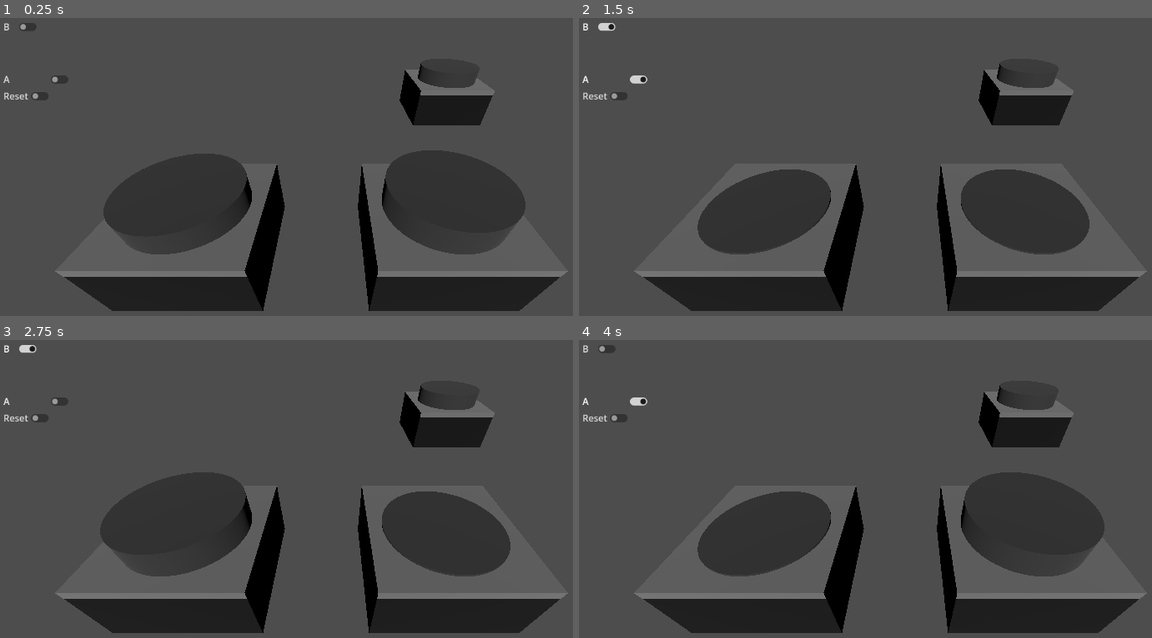
Above: before the commit, frames 1-4 (two rows, left to right).
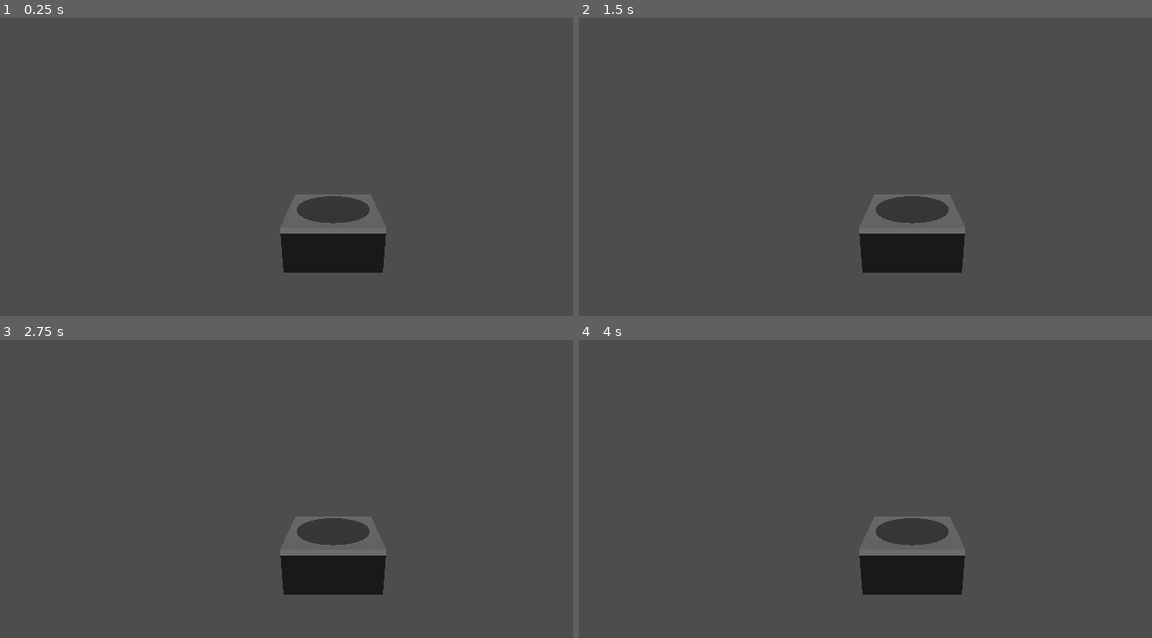
Above: after the commit, the same moments.

Repository: EloiStree/2026_03_20_godot_hello_micro_bit
Game: Godot game, scene res://_/scene/demo/demo_micro_bit_tactile_button_interactable.tscn
Two runs of this game, one before a commit and one after it. Both use one fixed random seed, a clock stepped at 60 frames per second and the inputs below. Before the commit the project starts from res://_/scene/demo/demo_micro_bit_tactile_button.tscn.
Inputs (mouse positions are in pixels of both pictures, inside the frame that each line leads up to):
- Up to frame 1 (0.25 s): no input
- Up to frame 2 (1.5 s): click (613, 80) at 0.5 s, where only the run before the commit has a clickable "A"; click (601, 26) at 1.25 s, where only the run before the commit has a clickable "B"
- Up to frame 3 (2.75 s): click (34, 402) at 2 s, where only the run before the commit has a clickable "A"
- Up to frame 4 (4 s): click (601, 348) at 2.75 s, where only the run before the commit has a clickable "B"; click (613, 402) at 3.5 s, where only the run before the commit has a clickable "A"

The runs differ from the first frame. In frame 1, 27% of the frame differs, in the area x 0-100%, y 1-99%; in frame 2, 25%; in frame 3, 26%; in frame 4, 26%.

Commit message:
Add a feature to detect collision in area3d as button event down up

Diff:
--- /dev/null
+++ b/_/scene/demo/demo_micro_bit_area_button.tscn
@@ -0,0 +1,87 @@
+[gd_scene format=3 uid="uid://cwn4gj1ctef7g"]
+
+[ext_resource type="PackedScene" uid="uid://cqa7alv6eu6pi" path="res://_/scene/element/element_micro_bit_area_button_multi_on_off.tscn" id="1_lgkqe"]
+
+[sub_resource type="SphereMesh" id="SphereMesh_55r43"]
+
+[sub_resource type="SphereShape3D" id="SphereShape3D_fiuki"]
+
+[sub_resource type="Animation" id="Animation_lgkqe"]
+length = 0.001
+tracks/0/type = "value"
+tracks/0/imported = false
+tracks/0/enabled = true
+tracks/0/path = NodePath("Node3DAnimatedColliision/PointToMove:position")
+tracks/0/interp = 1
+tracks/0/loop_wrap = true
+tracks/0/keys = {
+"times": PackedFloat32Array(0),
+"transitions": PackedFloat32Array(1),
+"update": 0,
+"values": [Vector3(-5.287319, 0, 0)]
+}
+
+[sub_resource type="Animation" id="Animation_55r43"]
+resource_name = "move_left_right"
+length = 4.0
+loop_mode = 2
+tracks/0/type = "value"
+tracks/0/imported = false
+tracks/0/enabled = true
+tracks/0/path = NodePath("Node3DAnimatedColliision/PointToMove:position")
+tracks/0/interp = 1
+tracks/0/loop_wrap = true
+tracks/0/keys = {
+"times": PackedFloat32Array(0, 4),
+"transitions": PackedFloat32Array(1, 1),
+"update": 0,
+"values": [Vector3(0.02873063, 0, 0), Vector3(-5.159293, 0, 0)]
+}
+
+[sub_resource type="AnimationLibrary" id="AnimationLibrary_fiuki"]
+_data = {
+&"RESET": SubResource("Animation_lgkqe"),
+&"move_left_right": SubResource("Animation_55r43")
+}
+
+[node name="DemoMicroBitAreaButton" type="Node3D" unique_id=87708977]
+
+[node name="MicroBitAreaButtonMultiOnOff" parent="." unique_id=1484349132 instance=ExtResource("1_lgkqe")]
+transform = Transform3D(1, 0, 0, 0, 1, 0, 0, 0, 1, -2.5021276, 0, 0)
+
+[node name="Camera3D" type="Camera3D" parent="." unique_id=1781105365]
+transform = Transform3D(1, 0, 0, 0, 1, 0, 0, 0, 1, -1.4726051, 0, 2.7389734)
+
+[node name="DirectionalLight3D" type="DirectionalLight3D" parent="." unique_id=623228996]
+transform = Transform3D(-0.77537686, 0.5652272, -0.2816185, -0.45090467, -0.18331504, 0.87354475, 0.44212642, 0.8043094, 0.39700177, 0, 1.5000316, 0)
+
+[node name="Node3DAnimatedColliision" type="Node3D" parent="." unique_id=839964999]
+
+[node name="PointToMove" type="Node3D" parent="Node3DAnimatedColliision" unique_id=281567629]
+transform = Transform3D(1, 0, 0, 0, 1, 0, 0, 0, 1, -5.287319, 0, 0)
+
+[node name="MicroBitInteractableSource" type="Node3D" parent="Node3DAnimatedColliision/PointToMove" unique_id=251137324]
+
+[node name="MeshInstance3D" type="MeshInstance3D" parent="Node3DAnimatedColliision/PointToMove/MicroBitInteractableSource" unique_id=1322383164]
+mesh = SubResource("SphereMesh_55r43")
+
+[node name="Area3D" type="Area3D" parent="Node3DAnimatedColliision/PointToMove/MicroBitInteractableSource" unique_id=1776090260]
+
+[node name="CollisionShape3D" type="CollisionShape3D" parent="Node3DAnimatedColliision/PointToMove/MicroBitInteractableSource/Area3D" unique_id=2012688488]
+shape = SubResource("SphereShape3D_fiuki")
+
+[node name="MicroBitInteractableSource2" type="Node3D" parent="Node3DAnimatedColliision/PointToMove" unique_id=268733783]
+transform = Transform3D(1, 0, 0, 0, 1, 0, 0, 0, 1, 0.6628921, 0, 0)
+
+[node name="MeshInstance3D" type="MeshInstance3D" parent="Node3DAnimatedColliision/PointToMove/MicroBitInteractableSource2" unique_id=1423702554]
+mesh = SubResource("SphereMesh_55r43")
+
+[node name="Area3D" type="Area3D" parent="Node3DAnimatedColliision/PointToMove/MicroBitInteractableSource2" unique_id=1756950227]
+
+[node name="CollisionShape3D" type="CollisionShape3D" parent="Node3DAnimatedColliision/PointToMove/MicroBitInteractableSource2/Area3D" unique_id=1416999330]
+shape = SubResource("SphereShape3D_fiuki")
+
+[node name="AnimationPlayer" type="AnimationPlayer" parent="Node3DAnimatedColliision" unique_id=750450090]
+root_node = NodePath("../..")
+libraries/ = SubResource("AnimationLibrary_fiuki")
+autoplay = &"move_left_right"
--- /dev/null
+++ b/_/scene/demo/demo_micro_bit_tactile_button_interactable.tscn
@@ -0,0 +1,89 @@
+[gd_scene format=3 uid="uid://jvavmcuiuoog"]
+
+[ext_resource type="Script" uid="uid://2qjtvy7chvw5" path="res://_/script/micro_bit_tactile_button.gd" id="1_i0hnh"]
+[ext_resource type="Script" uid="uid://cpq625pgxe80t" path="res://_/script/micro_bit_tactile_button_script_animation.gd" id="2_m4yag"]
+[ext_resource type="Script" uid="uid://bngqy4ohjx8b8" path="res://_/script/micro_bit_collidable_area3d.gd" id="3_i0hnh"]
+
+[sub_resource type="BoxMesh" id="BoxMesh_5xryl"]
+
+[sub_resource type="StandardMaterial3D" id="StandardMaterial3D_66oti"]
+albedo_color = Color(0, 0, 0, 1)
+
+[sub_resource type="StandardMaterial3D" id="StandardMaterial3D_kyvj0"]
+albedo_color = Color(0.4506483, 0.4506483, 0.45064825, 1)
+
+[sub_resource type="CylinderMesh" id="CylinderMesh_wdwhb"]
+
+[sub_resource type="StandardMaterial3D" id="StandardMaterial3D_faa6o"]
+albedo_color = Color(0.2159017, 0.21590173, 0.2159017, 1)
+
+[sub_resource type="BoxShape3D" id="BoxShape3D_3w8vi"]
+size = Vector3(1, 0.4790039, 1)
+
+[sub_resource type="BoxShape3D" id="BoxShape3D_m4yag"]
+
+[node name="DemoMicroBitTactileButtonInteractable" type="Node3D" unique_id=1597294364]
+
+[node name="Camera3D" type="Camera3D" parent="." unique_id=316759446]
+transform = Transform3D(1, 0, 0, 0, 0.94588166, 0.3245118, 0, -0.3245118, 0.94588166, 0, 1.5116692, 2.579299)
+
+[node name="DirectionalLight3D" type="DirectionalLight3D" parent="." unique_id=1489312135]
+transform = Transform3D(1, 0, 0, 0, 0.81919205, 0.57351923, 0, -0.57351923, 0.81919205, 0, 0, 0)
+
+[node name="MicroBitTactileButtonTouchable" type="Node3D" parent="." unique_id=422241058]
+script = ExtResource("1_i0hnh")
+
+[node name="NodeScriptAnimation" type="Node" parent="MicroBitTactileButtonTouchable" unique_id=826314448 node_paths=PackedStringArray("to_move", "where_when_pressed", "where_when_released")]
+script = ExtResource("2_m4yag")
+to_move = NodePath("../StaticMovingPartRoot/StaticMovingPart")
+where_when_pressed = NodePath("../StaticMovingPartRoot/Node3DWhenPressing")
+where_when_released = NodePath("../StaticMovingPartRoot/Node3DWhenReleasing")
+
+[node name="StaticPart" type="Node3D" parent="MicroBitTactileButtonTouchable" unique_id=388458076]
+
+[node name="MeshInstance3D" type="MeshInstance3D" parent="MicroBitTactileButtonTouchable/StaticPart" unique_id=2026954184]
+transform = Transform3D(1, 0, 0, 0, 0.5, 0, 0, 0, 1, 0, 0.25, 0)
+mesh = SubResource("BoxMesh_5xryl")
+surface_material_override/0 = SubResource("StandardMaterial3D_66oti")
+
+[node name="MeshInstance3D3" type="MeshInstance3D" parent="MicroBitTactileButtonTouchable/StaticPart" unique_id=2075764768]
+transform = Transform3D(1.002, 0, 0, 0, 0.061, 0, 0, 0, 1.002, 0, 0.4732576, 0)
+mesh = SubResource("BoxMesh_5xryl")
+surface_material_override/0 = SubResource("StandardMaterial3D_kyvj0")
+
+[node name="StaticMovingPartRoot" type="Node3D" parent="MicroBitTactileButtonTouchable" unique_id=1044300752]
+transform = Transform3D(1, 0, 0, 0, 1, 0, 0, 0, 1, 0, 0.5015203, 0)
+
+[node name="StaticMovingPart" type="Node3D" parent="MicroBitTactileButtonTouchable/StaticMovingPartRoot" unique_id=145067430]
+transform = Transform3D(1, 0, 0, 0, 1, 0, 0, 0, 1, 0, 0.15130138, 0)
+
+[node name="MeshInstance3D2" type="MeshInstance3D" parent="MicroBitTactileButtonTouchable/StaticMovingPartRoot/StaticMovingPart" unique_id=618576149]
+transform = Transform3D(0.81276286, 0, 0, 0, 0.15297979, 0, 0, 0, 0.7958324, 0, -0.13627785, 0)
+mesh = SubResource("CylinderMesh_wdwhb")
+surface_material_override/0 = SubResource("StandardMaterial3D_faa6o")
+
+[node name="Node3DWhenPressing" type="Node3D" parent="MicroBitTactileButtonTouchable/StaticMovingPartRoot" unique_id=1819610189]
+
+[node name="Node3DWhenReleasing" type="Node3D" parent="MicroBitTactileButtonTouchable/StaticMovingPartRoot" unique_id=69712431]
+transform = Transform3D(1, 0, 0, 0, 1, 0, 0, 0, 1, 0, 0.1745305, 0)
+
+[node name="MicroBitAreaCollidableArea3D" type="Area3D" parent="MicroBitTactileButtonTouchable" unique_id=1476049351]
+visible = false
+script = ExtResource("3_i0hnh")
+metadata/_custom_type_script = "uid://bngqy4ohjx8b8"
+
+[node name="CollisionShape3D2" type="CollisionShape3D" parent="MicroBitTactileButtonTouchable/MicroBitAreaCollidableArea3D" unique_id=1565566735]
+transform = Transform3D(1, 0, 0, 0, 1, 0, 0, 0, 1, 0, 0.26049805, 0)
+shape = SubResource("BoxShape3D_3w8vi")
+
+[node name="Area3D" type="Area3D" parent="." unique_id=1796066033]
+transform = Transform3D(1, 0, 0, 0, 1, 0, 0, 0, 1, 1.828043, 0, 0)
+
+[node name="CollisionShape3D" type="CollisionShape3D" parent="Area3D" unique_id=164272043]
+transform = Transform3D(1, 0, 0, 0, 1, 0, 0, 0, 1, -1.4093981, 0, 0)
+shape = SubResource("BoxShape3D_m4yag")
+
+[connection signal="on_down" from="MicroBitTactileButtonTouchable" to="MicroBitTactileButtonTouchable/NodeScriptAnimation" method="set_as_pressing"]
+[connection signal="on_up" from="MicroBitTactileButtonTouchable" to="MicroBitTactileButtonTouchable/NodeScriptAnimation" method="set_as_released"]
+[connection signal="on_down" from="MicroBitTactileButtonTouchable/MicroBitAreaCollidableArea3D" to="MicroBitTactileButtonTouchable" method="set_as_pressing"]
+[connection signal="on_up" from="MicroBitTactileButtonTouchable/MicroBitAreaCollidableArea3D" to="MicroBitTactileButtonTouchable" method="set_as_released"]
--- /dev/null
+++ b/_/scene/demo/demo_micro_bit_touchable_area_3d.tscn
@@ -0,0 +1,13 @@
+[gd_scene format=3 uid="uid://ch606nern6d63"]
+
+[ext_resource type="PackedScene" uid="uid://oc6kckd0qh8a" path="res://_/scene/element/element_micro_bit_touchable_button_area_3d.tscn" id="1_s580x"]
+
+[node name="DemoMicroBitTouchableArea3D" type="Node3D" unique_id=2138123854]
+
+[node name="MicroBitTouchableButtonArea3D" parent="." unique_id=1013985853 instance=ExtResource("1_s580x")]
+
+[node name="Camera3D" type="Camera3D" parent="." unique_id=1384395421]
+transform = Transform3D(1, 0, 0, 0, 0.89630073, 0.44344667, 0, -0.44344667, 0.89630073, 0, 1.1536087, 1.7120844)
+
+[node name="DirectionalLight3D" type="DirectionalLight3D" parent="." unique_id=76112710]
+transform = Transform3D(-0.19534764, -0.408665, 0.8915336, -0.08746916, 0.91268444, 0.39919448, -0.9768257, 0, -0.21403635, 0, 1.6202928, 0)
--- /dev/null
+++ b/_/scene/demo/demo_micro_bit_touchable_tactile_button.tscn
@@ -0,0 +1,13 @@
+[gd_scene format=3 uid="uid://ctk6hfuks60sk"]
+
+[ext_resource type="PackedScene" uid="uid://mk87fwj3xx7h" path="res://_/scene/element/element_micro_bit_tactile_button_touchable.tscn" id="1_puav0"]
+
+[node name="DemoMicroBitTouchableTactileButton" type="Node3D" unique_id=2120999069]
+
+[node name="MicroBitTactileButtonView" parent="." unique_id=422241058 instance=ExtResource("1_puav0")]
+transform = Transform3D(1, 0, 0, 0, 1, 0, 0, 0, 1, 0.43118703, 0, 0.021695137)
+
+[node name="Camera3D" type="Camera3D" parent="." unique_id=13780422]
+transform = Transform3D(1, 0, 0, 0, 0.945103, 0.32677254, 0, -0.32677254, 0.945103, 0, 1.1138613, 1.930737)
+
+[node name="DirectionalLight3D" type="DirectionalLight3D" parent="." unique_id=1516880953]
--- /dev/null
+++ b/_/scene/element/element_micro_bit_area_button_multi_on_off.tscn
@@ -0,0 +1,19 @@
+[gd_scene format=3 uid="uid://cqa7alv6eu6pi"]
+
+[ext_resource type="Script" uid="uid://bngqy4ohjx8b8" path="res://_/script/micro_bit_collidable_area3d.gd" id="1_l60j1"]
+
+[sub_resource type="BoxMesh" id="BoxMesh_hrv4c"]
+
+[sub_resource type="BoxShape3D" id="BoxShape3D_lgkqe"]
+
+[node name="MicroBitAreaButtonMultiOnOff" type="Node3D" unique_id=1484349132]
+
+[node name="MeshInstance3D" type="MeshInstance3D" parent="." unique_id=316596951]
+mesh = SubResource("BoxMesh_hrv4c")
+
+[node name="Area3D" type="Area3D" parent="." unique_id=2071699494]
+script = ExtResource("1_l60j1")
+metadata/_custom_type_script = "uid://bngqy4ohjx8b8"
+
+[node name="CollisionShape3D" type="CollisionShape3D" parent="Area3D" unique_id=224931808]
+shape = SubResource("BoxShape3D_lgkqe")
--- /dev/null
+++ b/_/scene/element/element_micro_bit_tactile_button_touchable.tscn
@@ -0,0 +1,82 @@
+[gd_scene format=3 uid="uid://mk87fwj3xx7h"]
+
+[ext_resource type="Script" uid="uid://2qjtvy7chvw5" path="res://_/script/micro_bit_tactile_button.gd" id="1_cotc3"]
+[ext_resource type="Script" uid="uid://cpq625pgxe80t" path="res://_/script/micro_bit_tactile_button_script_animation.gd" id="2_bydkj"]
+[ext_resource type="Script" uid="uid://i7d5i8ii4kw" path="res://_/script/micro_bit_touchable_area_3d.gd" id="3_bydkj"]
+[ext_resource type="Script" uid="uid://bngqy4ohjx8b8" path="res://_/script/micro_bit_collidable_area3d.gd" id="4_3w8vi"]
+
+[sub_resource type="BoxMesh" id="BoxMesh_5xryl"]
+
+[sub_resource type="StandardMaterial3D" id="StandardMaterial3D_66oti"]
+albedo_color = Color(0, 0, 0, 1)
+
+[sub_resource type="StandardMaterial3D" id="StandardMaterial3D_kyvj0"]
+albedo_color = Color(0.4506483, 0.4506483, 0.45064825, 1)
+
+[sub_resource type="CylinderMesh" id="CylinderMesh_wdwhb"]
+
+[sub_resource type="StandardMaterial3D" id="StandardMaterial3D_faa6o"]
+albedo_color = Color(0.2159017, 0.21590173, 0.2159017, 1)
+
+[sub_resource type="BoxShape3D" id="BoxShape3D_3w8vi"]
+size = Vector3(1, 0.4790039, 1)
+
+[node name="MicroBitTactileButtonTouchable" type="Node3D" unique_id=422241058]
+script = ExtResource("1_cotc3")
+
+[node name="NodeScriptAnimation" type="Node" parent="." unique_id=826314448 node_paths=PackedStringArray("to_move", "where_when_pressed", "where_when_released")]
+script = ExtResource("2_bydkj")
+to_move = NodePath("../StaticMovingPartRoot/StaticMovingPart")
+where_when_pressed = NodePath("../StaticMovingPartRoot/Node3DWhenPressing")
+where_when_released = NodePath("../StaticMovingPartRoot/Node3DWhenReleasing")
+
+[node name="StaticPart" type="Node3D" parent="." unique_id=388458076]
+
+[node name="MeshInstance3D" type="MeshInstance3D" parent="StaticPart" unique_id=2026954184]
+transform = Transform3D(1, 0, 0, 0, 0.5, 0, 0, 0, 1, 0, 0.25, 0)
+mesh = SubResource("BoxMesh_5xryl")
+surface_material_override/0 = SubResource("StandardMaterial3D_66oti")
+
+[node name="MeshInstance3D3" type="MeshInstance3D" parent="StaticPart" unique_id=2075764768]
+transform = Transform3D(1.002, 0, 0, 0, 0.061, 0, 0, 0, 1.002, 0, 0.4732576, 0)
+mesh = SubResource("BoxMesh_5xryl")
+surface_material_override/0 = SubResource("StandardMaterial3D_kyvj0")
+
+[node name="StaticMovingPartRoot" type="Node3D" parent="." unique_id=1044300752]
+transform = Transform3D(1, 0, 0, 0, 1, 0, 0, 0, 1, 0, 0.5015203, 0)
+
+[node name="StaticMovingPart" type="Node3D" parent="StaticMovingPartRoot" unique_id=145067430]
+transform = Transform3D(1, 0, 0, 0, 1, 0, 0, 0, 1, 0, 0.15130138, 0)
+
+[node name="MeshInstance3D2" type="MeshInstance3D" parent="StaticMovingPartRoot/StaticMovingPart" unique_id=618576149]
+transform = Transform3D(0.81276286, 0, 0, 0, 0.15297979, 0, 0, 0, 0.7958324, 0, -0.13627785, 0)
+mesh = SubResource("CylinderMesh_wdwhb")
+surface_material_override/0 = SubResource("StandardMaterial3D_faa6o")
+
+[node name="Node3DWhenPressing" type="Node3D" parent="StaticMovingPartRoot" unique_id=1819610189]
+
+[node name="Node3DWhenReleasing" type="Node3D" parent="StaticMovingPartRoot" unique_id=69712431]
+transform = Transform3D(1, 0, 0, 0, 1, 0, 0, 0, 1, 0, 0.1745305, 0)
+
+[node name="Area3DTactileButton" type="Area3D" parent="." unique_id=835442402]
+script = ExtResource("3_bydkj")
+
+[node name="CollisionShape3D" type="CollisionShape3D" parent="Area3DTactileButton" unique_id=51557800]
+transform = Transform3D(1, 0, 0, 0, 1, 0, 0, 0, 1, 0, 0.26049805, 0)
+shape = SubResource("BoxShape3D_3w8vi")
+
+[node name="MicroBitAreaCollidableArea3D" type="Area3D" parent="." unique_id=1476049351]
+visible = false
+script = ExtResource("4_3w8vi")
+metadata/_custom_type_script = "uid://bngqy4ohjx8b8"
+
+[node name="CollisionShape3D2" type="CollisionShape3D" parent="MicroBitAreaCollidableArea3D" unique_id=1565566735]
+transform = Transform3D(1, 0, 0, 0, 1, 0, 0, 0, 1, 0, 0.26049805, 0)
+shape = SubResource("BoxShape3D_3w8vi")
+
+[connection signal="on_down" from="." to="NodeScriptAnimation" method="set_as_pressing"]
+[connection signal="on_up" from="." to="NodeScriptAnimation" method="set_as_released"]
+[connection signal="on_down" from="Area3DTactileButton" to="." method="set_as_pressing"]
+[connection signal="on_up" from="Area3DTactileButton" to="." method="set_as_released"]
+[connection signal="on_down" from="MicroBitAreaCollidableArea3D" to="." method="set_as_pressing"]
+[connection signal="on_up" from="MicroBitAreaCollidableArea3D" to="." method="set_as_released"]
--- /dev/null
+++ b/_/scene/element/element_micro_bit_touchable_button_area_3d.tscn
@@ -0,0 +1,19 @@
+[gd_scene format=3 uid="uid://oc6kckd0qh8a"]
+
+[ext_resource type="Script" uid="uid://i7d5i8ii4kw" path="res://_/script/micro_bit_touchable_area_3d.gd" id="1_42u6j"]
+
+[sub_resource type="BoxMesh" id="BoxMesh_7rqd3"]
+
+[sub_resource type="BoxShape3D" id="BoxShape3D_7rqd3"]
+
+[node name="MicroBitTouchableButtonArea3D" type="Node3D" unique_id=1013985853]
+
+[node name="MeshInstanceDebugZone" type="MeshInstance3D" parent="." unique_id=1479447117]
+mesh = SubResource("BoxMesh_7rqd3")
+
+[node name="Area3D" type="Area3D" parent="." unique_id=918942876]
+script = ExtResource("1_42u6j")
+metadata/_custom_type_script = "uid://i7d5i8ii4kw"
+
+[node name="CollisionShape3D" type="CollisionShape3D" parent="Area3D" unique_id=417684876]
+shape = SubResource("BoxShape3D_7rqd3")
--- /dev/null
+++ b/_/script/micro_bit_collidable_area3d.gd
@@ -0,0 +1,71 @@
+class_name MicroBitAreaCollidableArea3D
+extends Area3D
+
+@export var is_active:bool=false
+@export var in_zone_nodes:Array[Node3D]
+
+signal on_active_state_changed(is_active:bool)
+signal on_down()
+signal on_up()
+
+func is_pressed()->bool:
+	return in_zone_nodes.size()>0
+
+func is_released()->bool:
+	return not is_pressed()
+
+func check_if_active():
+	_set_as_active(in_zone_nodes.size()>0)
+
+func _set_as_active(value_on:bool):
+	var changed:bool= value_on != is_active
+	is_active = value_on
+	if changed:
+		if is_active:
+			#print('Down')
+			on_down.emit()
+		else :
+			#print('Up')
+			on_up.emit()
+		#print('Changed')
+		on_active_state_changed.emit(value_on)
+
+
+
+
+@export var clean_for_null_interval_in_seconds:float=0.1
+func _ready():
+	area_entered.connect(_on_area_entered)
+	area_exited.connect(_on_area_exited)
+	var cleanup_timer := Timer.new()
+	cleanup_timer.wait_time = clean_for_null_interval_in_seconds
+	cleanup_timer.autostart = true
+	cleanup_timer.timeout.connect(_remove_null_in_array_and_check)
+	add_child(cleanup_timer)
+
+func _remove_null_in_array_and_check():
+	#TODO; SHOULD WORK NOT TESTED
+	for i in range(in_zone_nodes.size() - 1, -1, -1):
+		if in_zone_nodes[i]==null:
+			in_zone_nodes.remove_at(i)
+	check_if_active()
+
+func _is_valid_target(body:Node3D):
+	# TODO later
+	return true
+
+func _on_area_entered(area: Area3D) -> void:
+	if not _is_valid_target(area):
+		return
+	if not in_zone_nodes.has(area):
+		in_zone_nodes.append(area)
+		check_if_active()
+		#print("Hey you touched my tralala ", in_zone_nodes.size())
+
+func _on_area_exited(area: Area3D) -> void:
+	if not _is_valid_target(area):
+		return
+	if in_zone_nodes.has(area):
+		in_zone_nodes.erase(area)
+		check_if_active()
+		#print("Leaving soo sooon ?", in_zone_nodes.size())
--- a/_/script/micro_bit_tactile_button.gd
+++ b/_/script/micro_bit_tactile_button.gd
@@ -29,6 +29,7 @@
 	if was_pressed():
 		print("Hey that was pressed once")
 
+
 func _on_frame_end_start():
 	#TODO: TEST THAT IT WORKS
 	if was_pressed_on_last_framed_delayed==true:
--- /dev/null
+++ b/_/script/micro_bit_touchable_area_3d.gd
@@ -0,0 +1,33 @@
+class_name MicroBitTouchableArea3D
+extends Area3D
+
+signal on_down()
+signal on_up()
+
+@export var use_print_debug:bool =true
+@export var pressing_state:bool = false
+
+func is_pressed()->bool:
+	return pressing_state==true
+func is_released()->bool:
+	return pressing_state==false
+
+func _set_pressing_state(value_on:bool):
+	var changed := value_on != pressing_state
+	pressing_state= value_on
+	if changed:
+		if value_on:
+			on_down.emit()
+		else:
+			on_up.emit()
+
+func _input_event(camera, event, position, normal, shape_idx):
+	# print(event)
+	if (event is InputEventMouseButton or event is InputEventScreenTouch) and event.pressed:
+		if use_print_debug:
+			print("Pressed:",str(event)," Named:",name)
+		_set_pressing_state(true)
+	if (event is InputEventMouseButton or event is InputEventScreenTouch) and not event.pressed:
+		if use_print_debug:
+			print("Released:",str(event)," Named:",name)
+		_set_pressing_state(false)
--- a/project.godot
+++ b/project.godot
@@ -11,7 +11,7 @@
 [application]
 
 config/name="2026_03_20_godot_hello_micro_bit"
-run/main_scene="uid://baf46vbohyjn1"
+run/main_scene="uid://jvavmcuiuoog"
 config/features=PackedStringArray("4.6", "Mobile")
 config/icon="res://icon.svg"
 
Not shown, added: _/script/micro_bit_collidable_area3d.gd.uid
Not shown, added: _/script/micro_bit_touchable_area_3d.gd.uid
